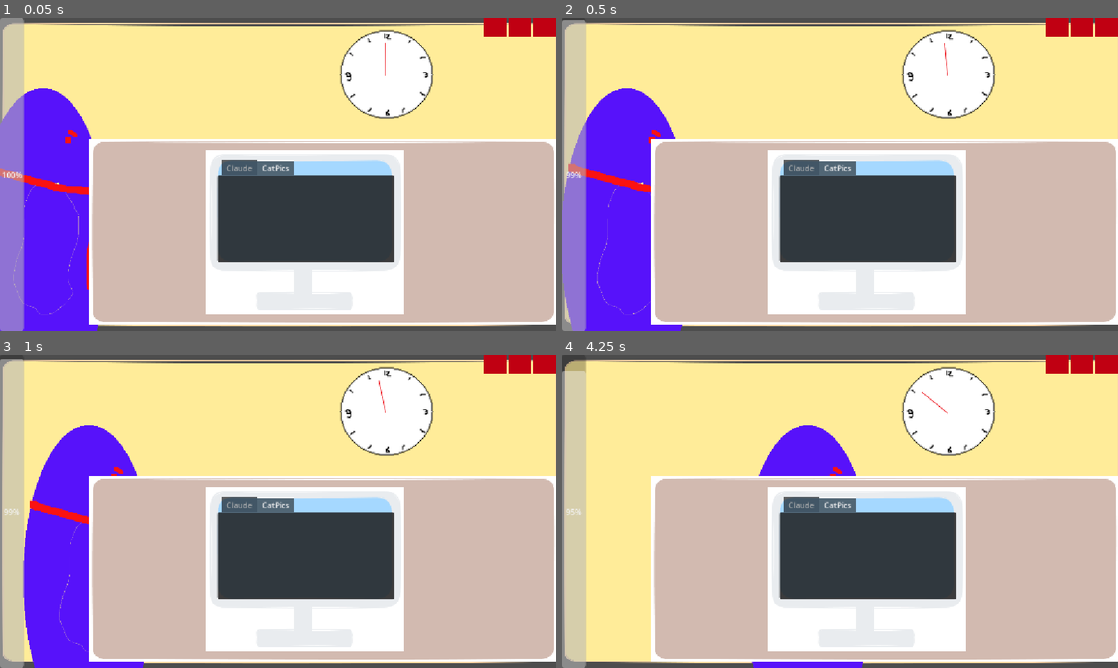
Above: before the commit, frames 1-4 (two rows, left to right).
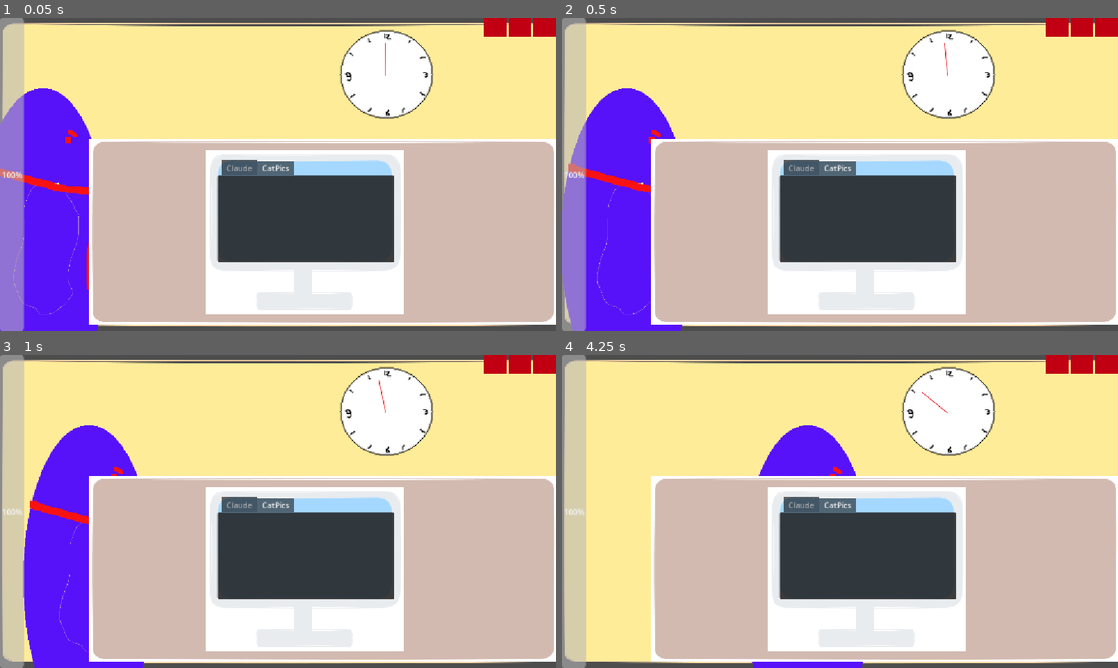
Above: after the commit, the same moments.

Repository: natleahh/gmtk-jam-2026
Game: Godot game, scene res://prototypes/ADHDHell/main.tscn
Two runs of this game, one before a commit and one after it. Both use one fixed random seed, a clock stepped at 60 frames per second and the inputs below. The project has no main scene, so this scene is started directly.
Inputs (mouse positions are in pixels of both pictures, inside the frame that each line leads up to):
- Up to frame 1 (0.05 s): no input
- Up to frame 2 (0.5 s): no input
- Up to frame 3 (1 s): move the mouse to (400, 495) at 0.52 s
- Up to frame 4 (4.25 s): move the mouse to (728, 527) at 1.27 s; move the mouse to (895, 442) at 2.02 s; move the mouse to (812, 574) at 2.77 s; move the mouse to (1006, 558) at 3.52 s

Frame 1 is identical in both runs. In frame 2, less than 0.1% of the frame differs, in the area x 0-5%, y 0-52%; in frame 3, less than 0.1%; in frame 4, 0.3%.

Commit message:
Add positive dopamine and punishment for being caught

Diff:
--- a/project.godot
+++ b/project.godot
@@ -17,6 +17,7 @@
 [autoload]
 
 OkrSystem="*uid://iluqsfef1fkv"
+BehaviourTrackerSystem="*uid://bpxmtrw1aa55y"
 
 [display]
 
--- /dev/null
+++ b/prototypes/ADHDHell/behaviour_tracker_system.gd
@@ -0,0 +1,12 @@
+extends Node
+
+## KPI System
+var _good_behaviour: bool = false
+
+var current: int:
+	set(value):
+		_good_behaviour = value
+	get:
+		return _good_behaviour
+
+signal bad_behaviour_occured
--- a/prototypes/ADHDHell/boss.gd
+++ b/prototypes/ADHDHell/boss.gd
@@ -36,16 +36,19 @@
 			switch_animation("sus")
 		BossState.CHECKING:
 			# TODO: Check if player is behaving
-			if randi() % 2 == 0:
+			if BehaviourTrackerSystem._good_behaviour:
+
+				current_state = BossState.SATISFIED
+			else:
 				current_state = BossState.PISSED
-			else:
-				current_state = BossState.SATISFIED
+				BehaviourTrackerSystem.bad_behaviour_occured.emit()
 		BossState.PISSED:
 			switch_animation("pissed")
 		BossState.SATISFIED:
 			switch_animation("satisfied")
 
 func _on_timer_timeout() -> void:
+	print("Setting sus")
 	current_state = BossState.SUS
 
 func _on_boss_patrolling_sprite_animation_finished() -> void:
--- a/prototypes/ADHDHell/dopamine_system.gd
+++ b/prototypes/ADHDHell/dopamine_system.gd
@@ -2,6 +2,8 @@
 
 @export_range(0, 1, 0.01) var dopamine_decay: float
 var level: float = 100
+
+@export var bad_behaviour_penalty: float = 20
 
 signal level_updated
 signal level_depleted
@@ -10,9 +12,19 @@
 	level += change
 	level_updated.emit()
 
+func _ready() -> void:
+	BehaviourTrackerSystem.bad_behaviour_occured.connect(caught_behaving_badly)
+
 
 func _process(delta: float) -> void:
-	update_level(-dopamine_decay)
+	if BehaviourTrackerSystem._good_behaviour:
+		update_level(-dopamine_decay)
+	else:
+		update_level(dopamine_decay)
 
 	if level < 0:
 		level_depleted.emit()
+
+
+func caught_behaving_badly() -> void:
+	update_level(-bad_behaviour_penalty)
--- a/prototypes/ADHDHell/main.tscn
+++ b/prototypes/ADHDHell/main.tscn
@@ -3,6 +3,7 @@
 [ext_resource type="Texture2D" uid="uid://dstsfqcn0ihh5" path="res://prototypes/ADHDHell/Pasted image 20260723145013.png" id="1_8cddi"]
 [ext_resource type="Script" uid="uid://bmjuryxsl23x2" path="res://prototypes/ADHDHell/main.gd" id="1_ndhnn"]
 [ext_resource type="Texture2D" uid="uid://wr2qryxmkjr8" path="res://prototypes/ADHDHell/Pasted image 20260723145249.png" id="2_0vcbb"]
+[ext_resource type="Script" uid="uid://bpxmtrw1aa55y" path="res://prototypes/ADHDHell/behaviour_tracker_system.gd" id="2_s8r6p"]
 [ext_resource type="Script" uid="uid://g3q68s4lagrf" path="res://prototypes/ADHDHell/character_controller.gd" id="4_0vcbb"]
 [ext_resource type="PackedScene" uid="uid://dlnnt1jsme788" path="res://prototypes/ADHDHell/computer/computer.tscn" id="4_g7oiy"]
 [ext_resource type="Script" uid="uid://ciho8h0fymg6s" path="res://prototypes/ADHDHell/hud.gd" id="6_0l71j"]
@@ -21,6 +22,9 @@
 hud = NodePath("CharacterController/Camera2D/HUD")
 clock = NodePath("Wall/Clock")
 okr_timer = NodePath("OKRTimer")
+
+[node name="BehaviourTrackerSystem" type="Node" parent="." unique_id=1246224387]
+script = ExtResource("2_s8r6p")
 
 [node name="DopamineSystem" type="Node" parent="." unique_id=2120414318]
 script = ExtResource("6_tcltd")
Not shown, added: prototypes/ADHDHell/behaviour_tracker_system.gd.uid
